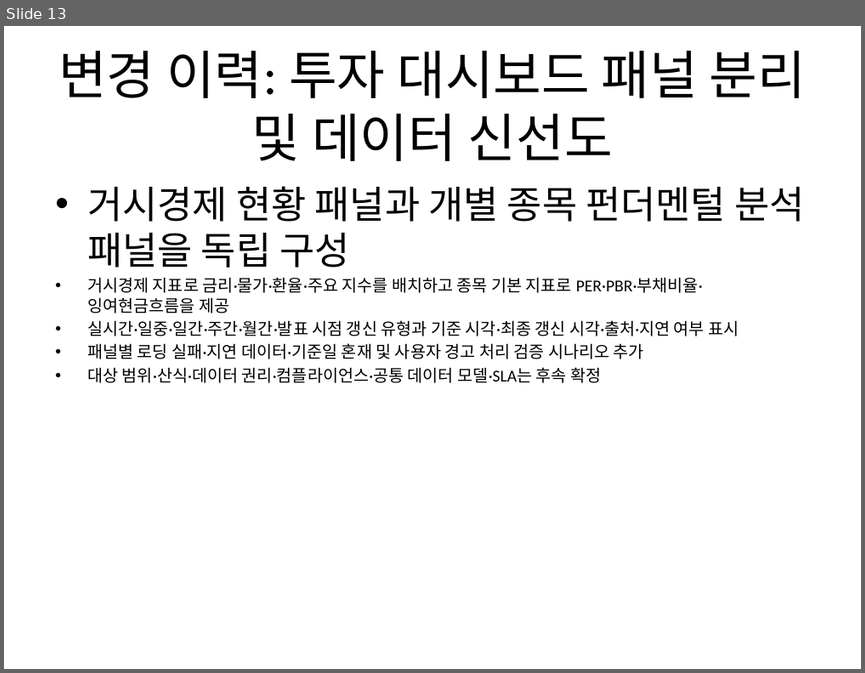
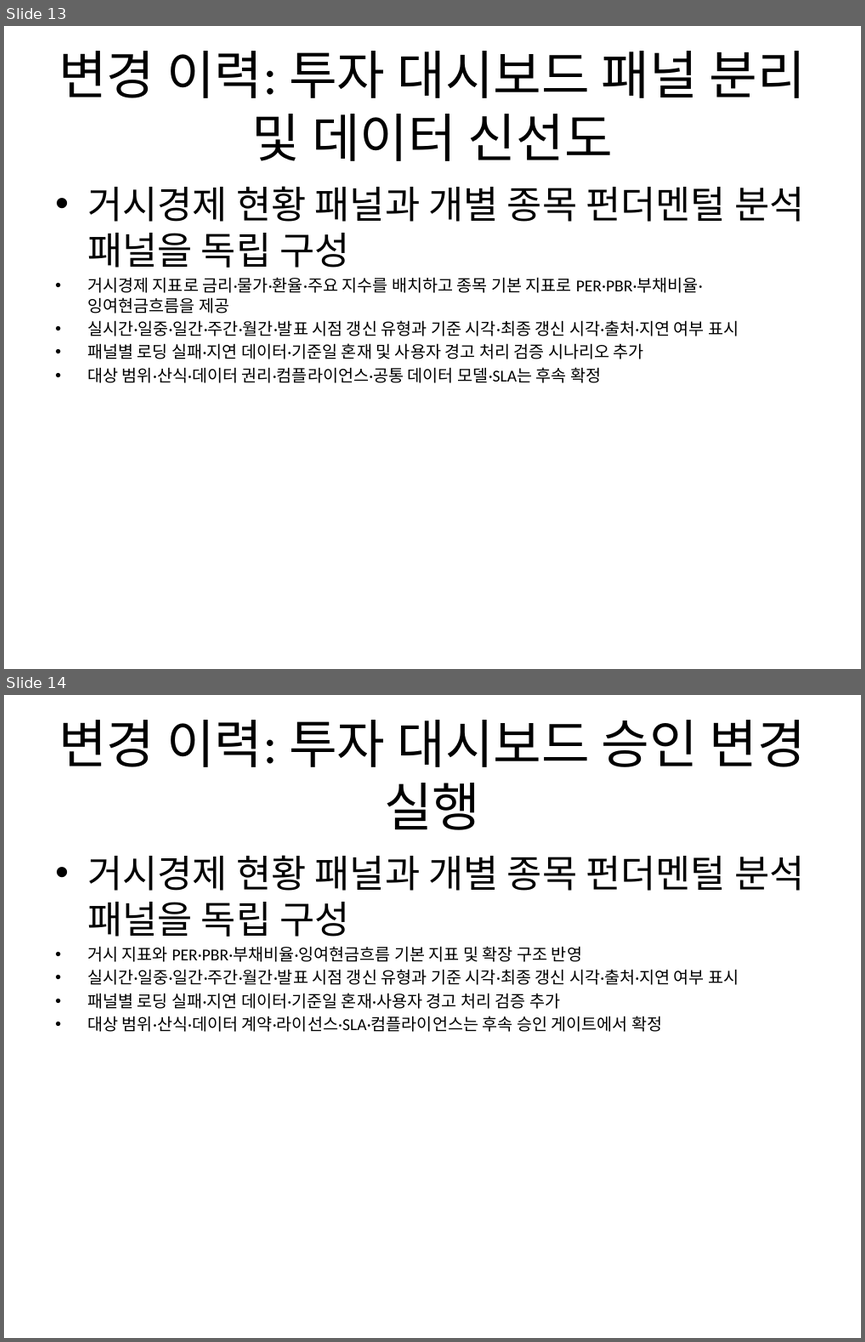
Before and after one commit to Abraxaspark91/n8n_termpjt, a slide deck: scenarios/S07_investment_dashboard/deliverables/투자대시보드_기획_덱.pptx. Shown one above the other, each under a label of ours: slide 13 before the commit, slides 13 and 14 after it. The pictures are 865x673 and 865x1342 pixels, drawn with LibreOffice and Linux fonts; fonts in the diff are those of the drawing. Boxes give left, top, right and bottom in pixels: in the first picture for what was removed or moved away, otherwise in the second. Text is boxed around its words. In the diff, an @@ line names an element or a change of style, - is before the commit and + after.

```diff
--- a/scenarios/S07_investment_dashboard/deliverables/투자대시보드_기획_덱.pptx
+++ b/scenarios/S07_investment_dashboard/deliverables/투자대시보드_기획_덱.pptx
@@ slide 14 added at (4,695,861,1338), background #FFFFFF @@
@@ title added at (58,720,806,830), 44 pt, text #000000 @@
+변경 이력: 투자 대시보드 승인 변경 실행
@@ text added at (87,855,804,1032), 14 pt, text #000000 @@
+• 거시경제 현황 패널과 개별 종목 펀더멘털 분석 패널을 독립 구성
+• 거시 지표와 PER·PBR·부채비율·잉여현금흐름 기본 지표 및 확장 구조 반영
+• 실시간·일중·일간·주간·월간·발표 시점 갱신 유형과 기준 시각·최종 갱신 시각·출처·지연 여부 표시
+• 패널별 로딩 실패·지연 데이터·기준일 혼재·사용자 경고 처리 검증 추가
+• 대상 범위·산식·데이터 계약·라이선스·SLA·컴플라이언스는 후속 승인 게이트에서 확정
```
Also in this commit, not shown: 8 other files.
